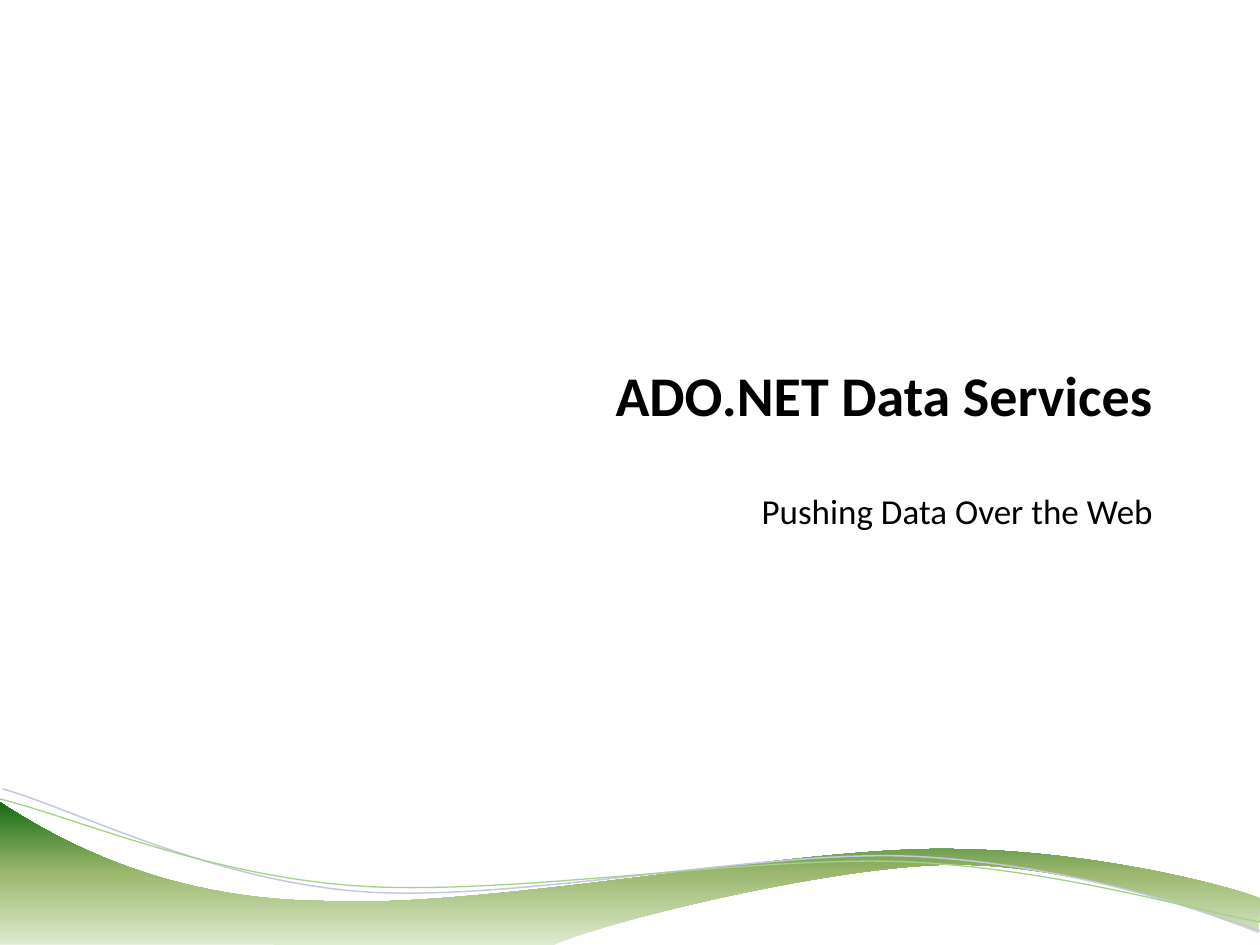
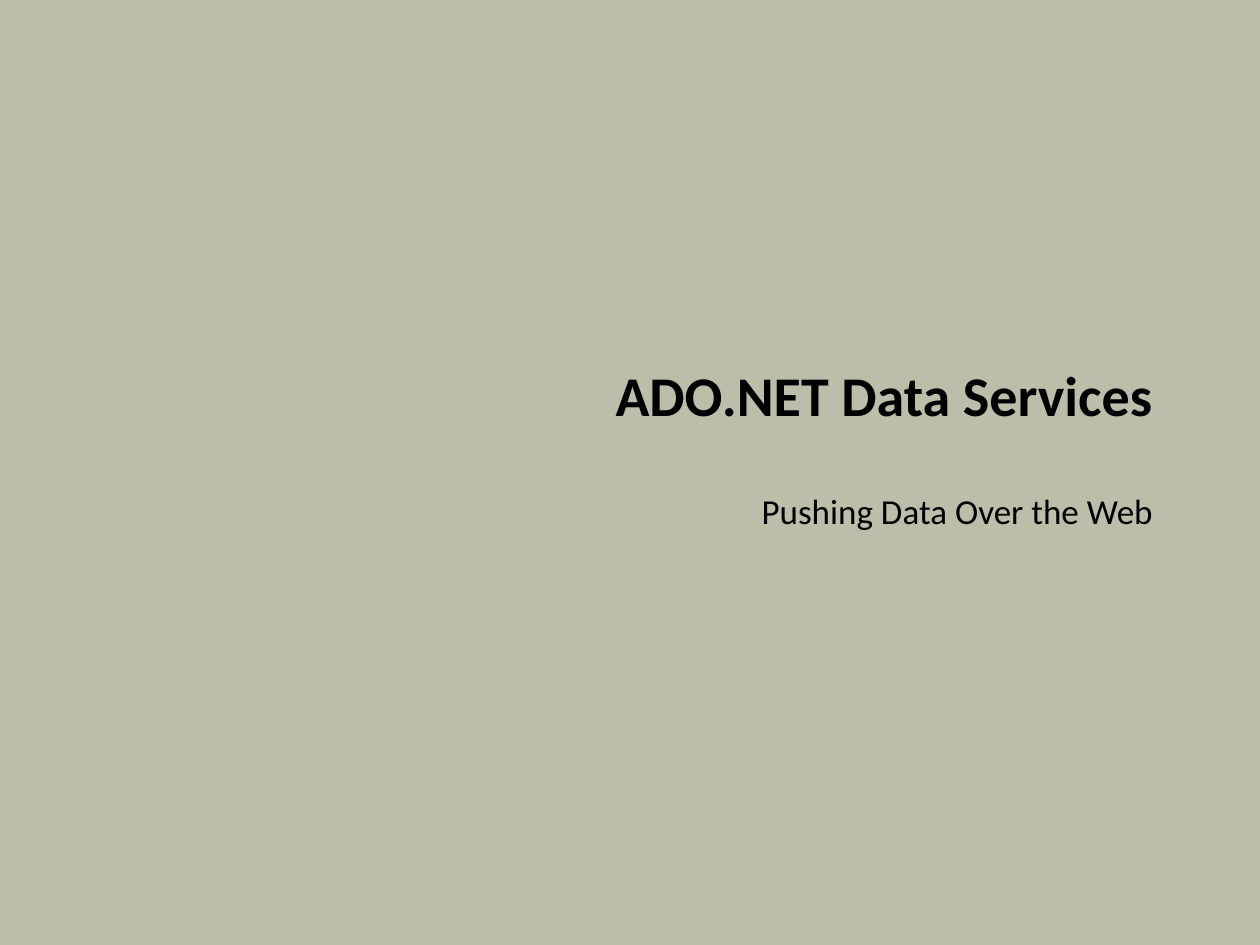
Before and after one commit to OdeToCode/classes, a slide deck: slide 1 of linq/slides/12_DataServices.pptx. Drawn at 1260x945 pixels with LibreOffice and Linux fonts; fonts in the diff are those of the drawing; background and template pictures are left out. Boxes give left, top, right and bottom in pixels: in the first picture for what was removed or moved away, otherwise in the second. Text is boxed around its words. In the diff, an @@ line names an element or a change of style, - is before the commit and + after.

Commit message:
update data services

```diff
--- a/linq/slides/12_DataServices.pptx
+++ b/linq/slides/12_DataServices.pptx
@@ background #FFFFFF to #BDBDA9 @@
@@ freeform shape removed at [0, 801, 1260, 945] @@
@@ freeform shape removed at [0, 789, 1260, 938] @@
@@ freeform shape removed at [0, 799, 1260, 932] @@
```
Also in this commit, not shown: 23 other slides changed.
